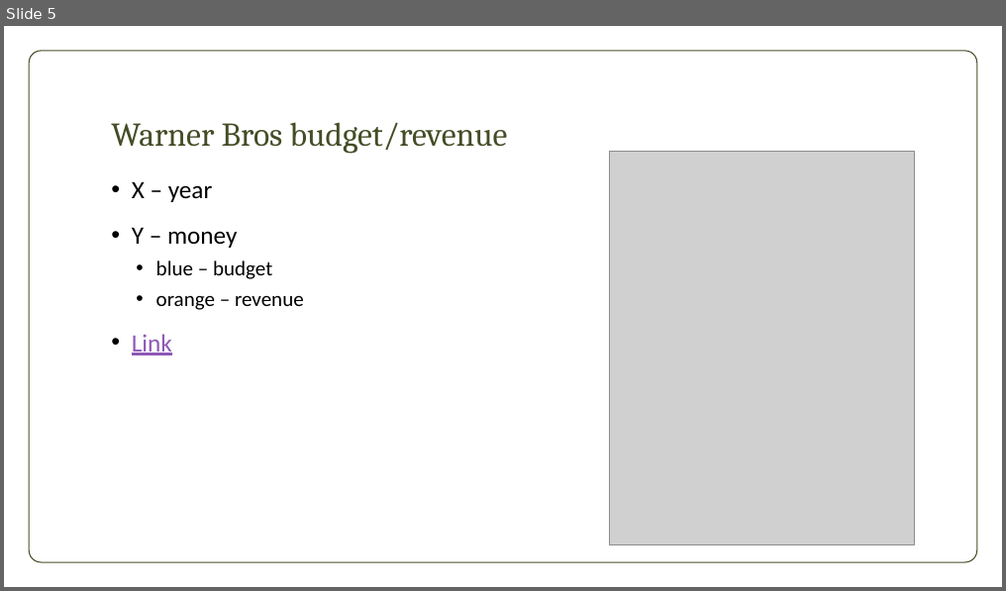
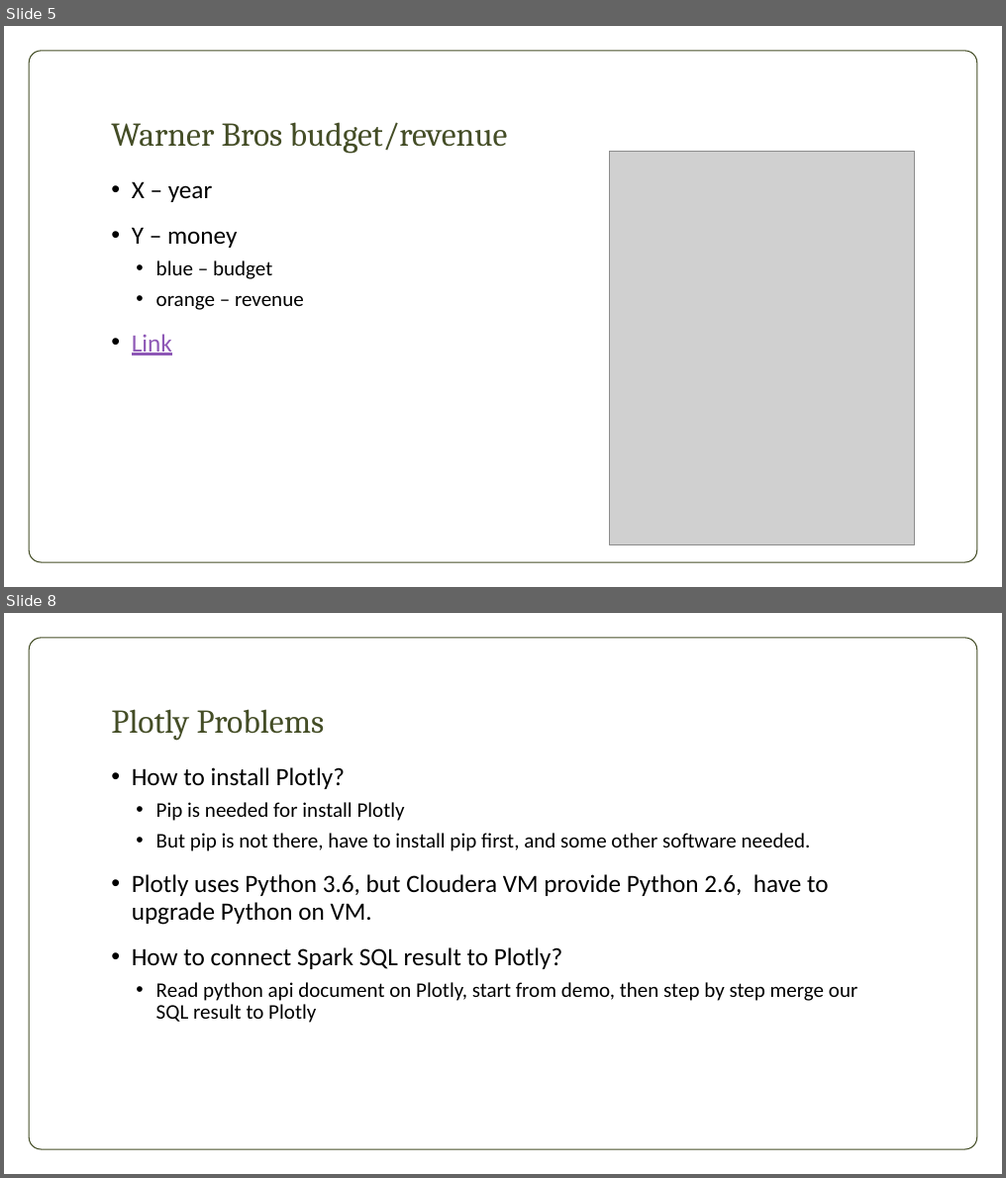
Before and after one commit to Jackie-VC/bdt_movies, a slide deck: movie.pptx. Shown one above the other, each under a label of ours: slide 5 before the commit, slides 5 and 8 after it; the slides between them are not shown. The pictures are 1006x591 and 1006x1178 pixels, drawn with LibreOffice and Linux fonts; fonts in the diff are those of the drawing; grey boxes stand for pictures; background and template pictures are left out. Boxes give left, top, right and bottom in pixels: in the first picture for what was removed or moved away, otherwise in the second. Text is boxed around its words. In the diff, an @@ line names an element or a change of style, - is before the commit and + after.

```diff
--- a/movie.pptx
+++ b/movie.pptx
@@ slide 8 added at <box>4,613,1002,1174</box>, background picture (left out); not listed: 1 template element that a slide beside it also shows @@
@@ title added at <box>111,709,325,741</box>, 32 pt, text #444D26 @@
+Plotly Problems
@@ text added at <box>132,767,857,1023</box>, 20 pt, text #000000 @@
+• How to install Plotly?
+  • Pip is needed for install Plotly
+  • But pip is not there, have to install pip first, and some other software needed.
+• Plotly uses Python 3.6, but Cloudera VM provide Python 2.6, have to upgrade Python on VM.
+• How to connect Spark SQL result to Plotly?
+  • Read python api document on Plotly, start from demo, then step by step merge our SQL result to Plotly
```
Also in this commit, not shown: 2 other slides added, 1 slide removed.
